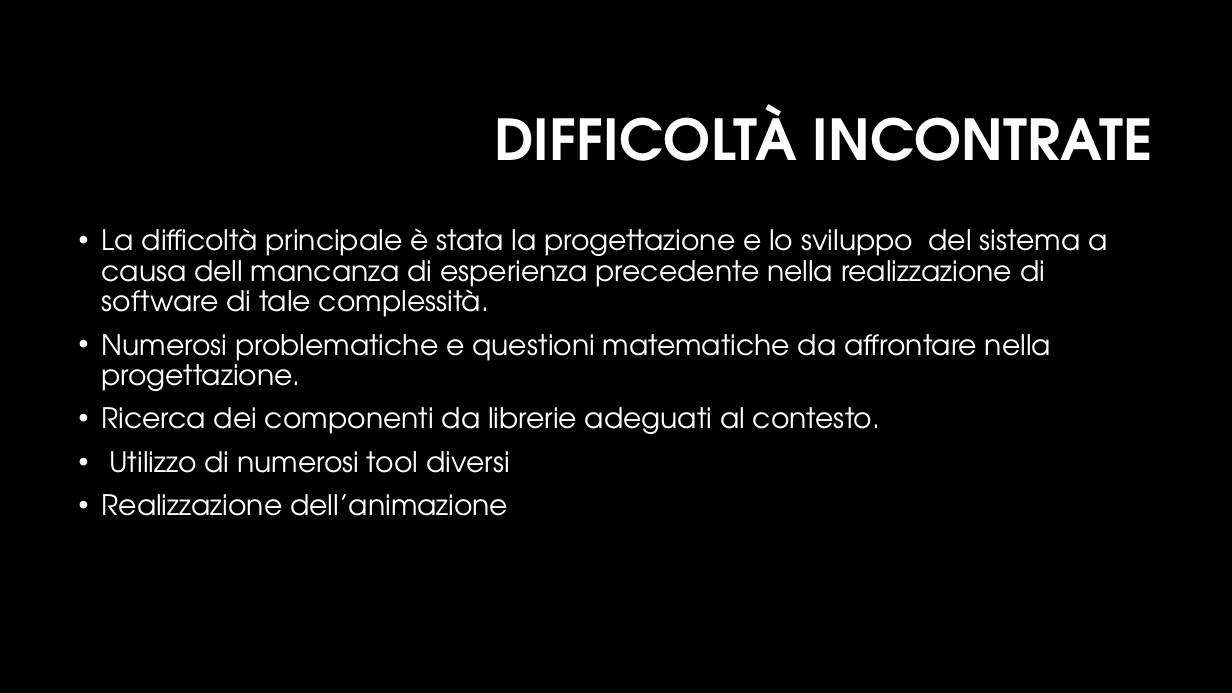
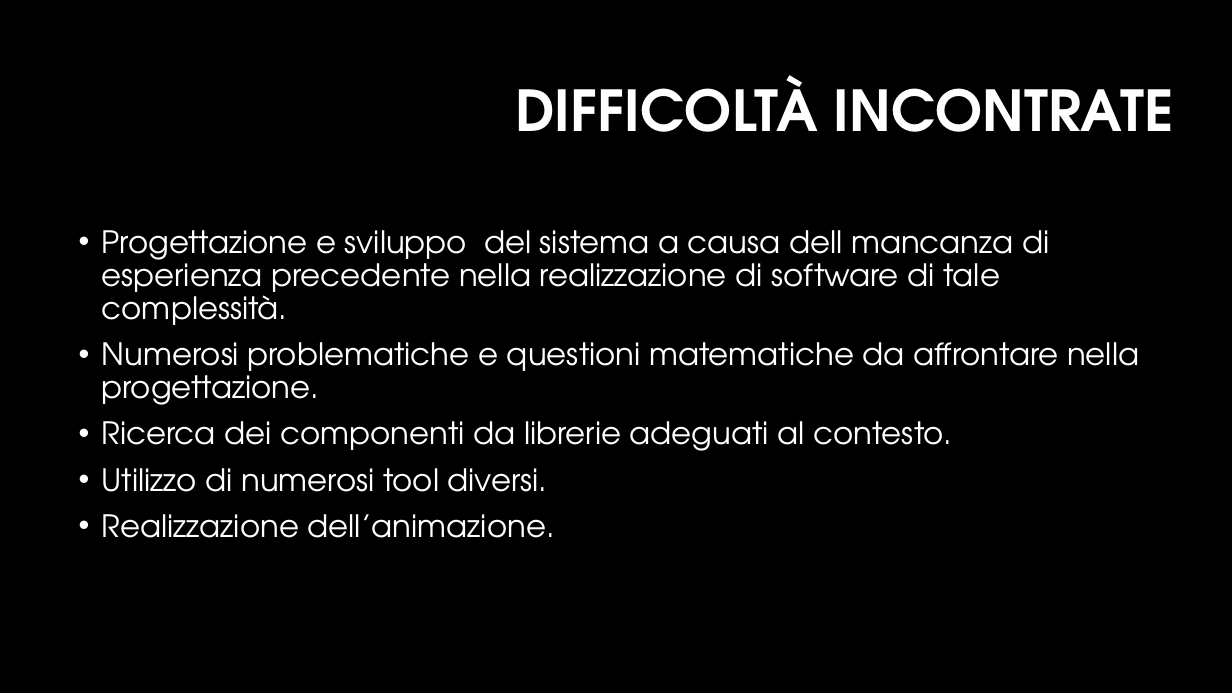
Before and after one commit to MarcoMarcoulli/FallSimulatorRepository, a slide deck: slide 3 of Docs/Documents/Presentazione/presentazioneFallSimulator.pptx. Drawn at 1232x693 pixels with LibreOffice and Linux fonts; fonts in the diff are those of the drawing; background and template pictures are left out. Boxes give left, top, right and bottom in pixels: in the first picture for what was removed or moved away, otherwise in the second. Text is boxed around its words. In the diff, an @@ line names an element or a change of style, - is before the commit and + after.

```diff
--- a/Docs/Documents/Presentazione/presentazioneFallSimulator.pptx
+++ b/Docs/Documents/Presentazione/presentazioneFallSimulator.pptx
@@ title "DIFFICOLTÀ INCONTRATE": place and size @@
-title "DIFFICOLTÀ INCONTRATE" at (494,104,1153,161)
+title "DIFFICOLTÀ INCONTRATE" at (515,75,1174,132)
@@ text at (102,230,1049,325): text changed; size 22 to 24 pt @@
-• La difficoltà principale è stata la progettazione e lo sviluppo del sistema a causa dell mancanza di esperienza precedente nella realizzazione di software di tale complessità.
+• Progettazione e sviluppo del sistema a causa dell mancanza di esperienza precedente nella realizzazione di software di tale complessità.
@@ text at (102,342,1139,451): size 22 to 24 pt in "Numerosi problematiche e questioni matematiche da affrontare ...", "Ricerca dei componenti da librerie adeguati al ..." @@
@@ text at (102,468,555,538): text changed; size 22 to 24 pt @@
-• Utilizzo di numerosi tool diversi
-• Realizzazione dell’animazione
+• Utilizzo di numerosi tool diversi.
+• Realizzazione dell’animazione.
```
Also in this commit, not shown: 12 other slides changed, 1 slide removed.
